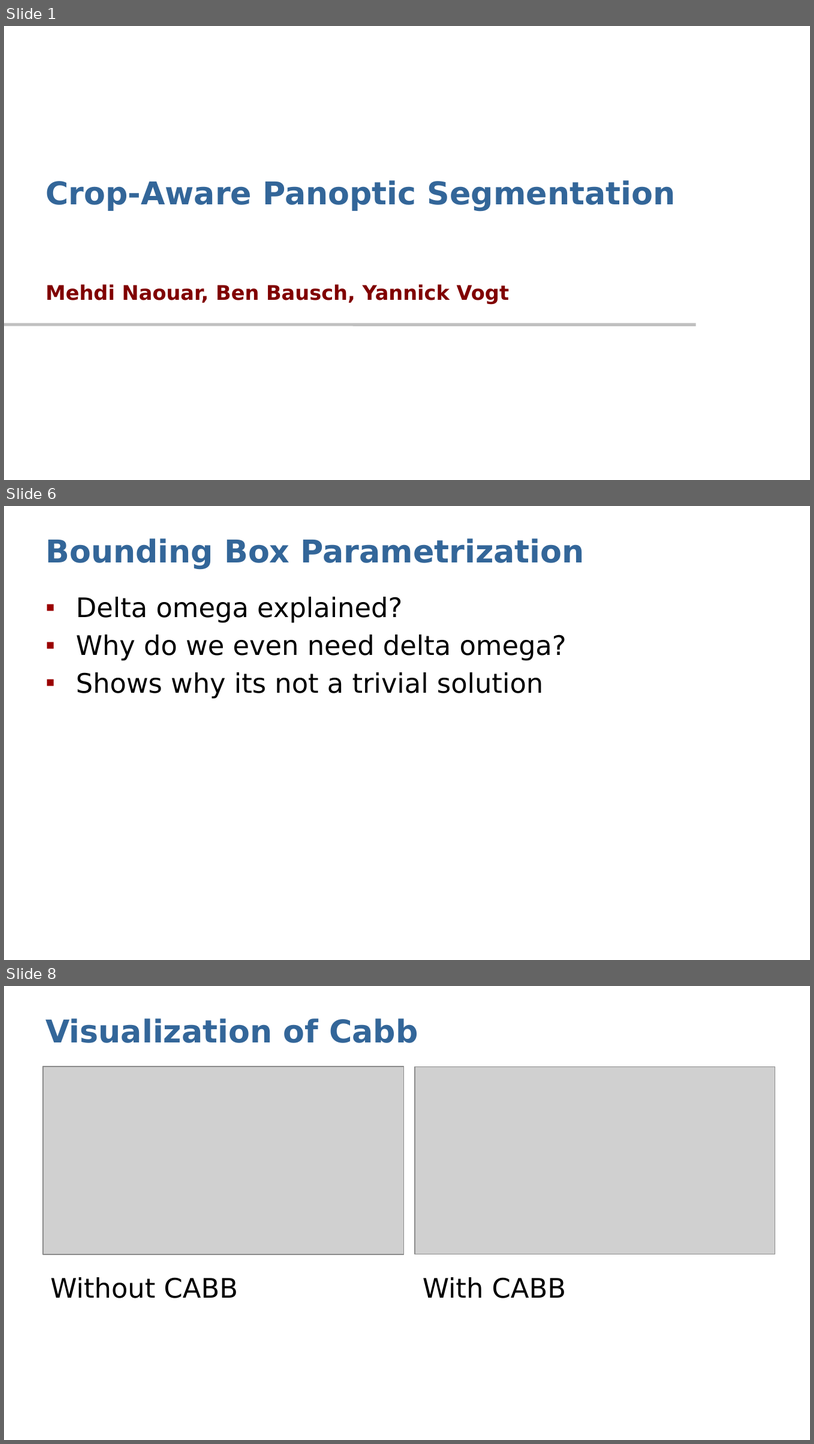
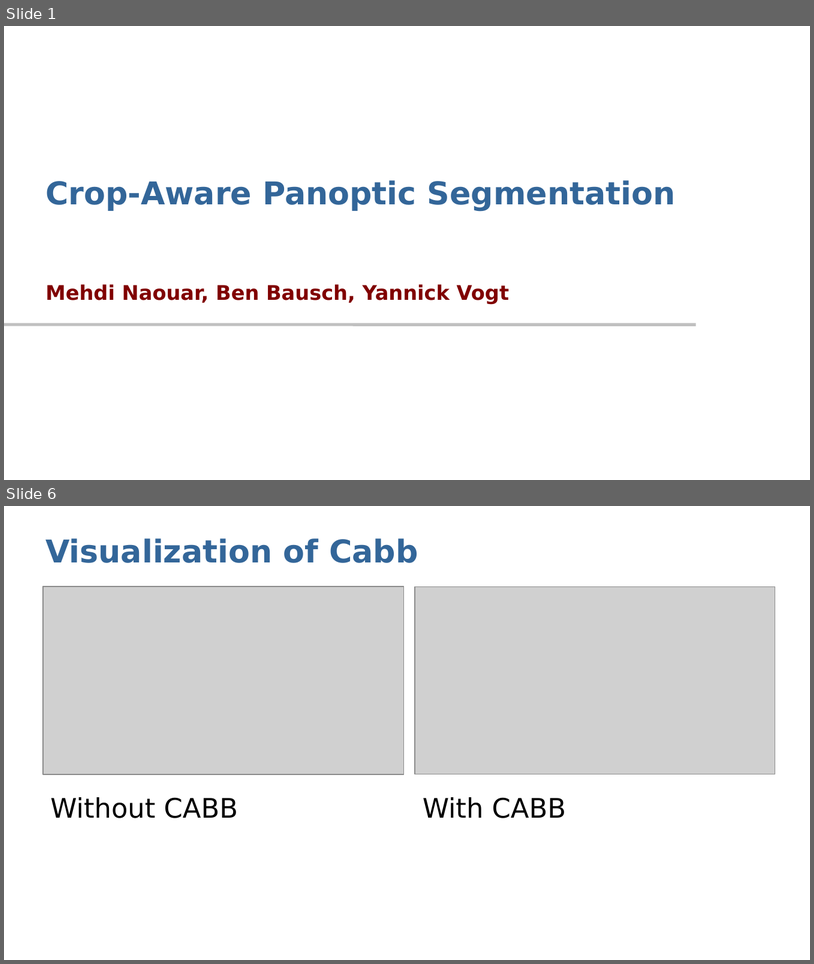
Before and after one commit to Dystron/Forked_EfficientPS, a slide deck: Crop-Aware Panoptic Segmentation.pptx. Shown one above the other, each under a label of ours: slides 1, 6 and 8 before the commit, slides 1 and 6 after it; the slides between them are not shown. The pictures are 814x1444 and 814x964 pixels, drawn with LibreOffice and Linux fonts; fonts in the diff are those of the drawing; grey boxes stand for pictures; background and template pictures are left out. Boxes give left, top, right and bottom in pixels: in the first picture for what was removed or moved away, otherwise in the second. Text is boxed around its words. In the diff, an @@ line names an element or a change of style, - is before the commit and + after.

```diff
--- a/Crop-Aware Panoptic Segmentation.pptx
+++ b/Crop-Aware Panoptic Segmentation.pptx
@@ slide 6 removed at <box>4,506,810,960</box>, background #FFFFFF @@
@@ title removed at <box>45,538,585,569</box> @@
-Bounding Box Parametrization
@@ text removed at <box>76,597,567,699</box> @@
-▪ Delta omega explained?
-▪ Why do we even need delta omega?
-▪ Shows why its not a trivial solution
@@ what was slide 8 is now slide 6 @@
```
Also in this commit, not shown: 2 slides changed, 3 slides added, 5 other slides removed.
